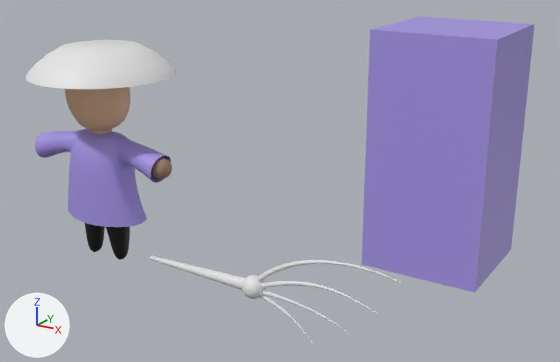
The Blender file Assets/Models/InkSlinger.blend: old version first, new version second.
Camera for both pictures: a camera (50 mm lens) standing at (9.24, -9.29, 5.65) and looking at (2.61, 1.4, 1.39). Arrows for +X, +Y and +Z are at lower left; the lights stay in place.

In view in the first picture: 'BezierCurve', 'BezierCurve.001', 'BezierCurve.002', 'BezierCurve.003', 'Cylinder', 'Head', 'HeightComparison', 'Pants', 'PenBase', 'Shirt'.
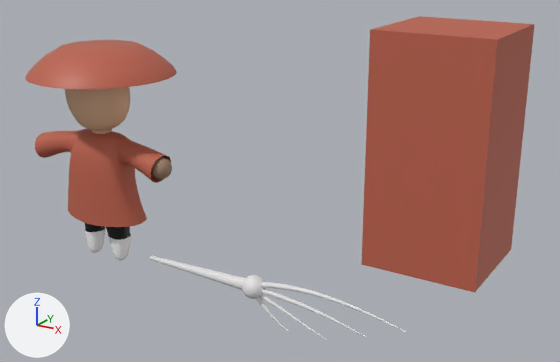
Where the change shows, as pixel boxes [x1, y1, x2, y2] in the pictures (560 x 362 px):
'HeightComparison', recoloured (blue to red): [361, 16, 535, 292] in both
'Shirt', recoloured (blue to red): [35, 129, 171, 227] in both
'Cylinder', recoloured: [25, 40, 177, 89] in both
'BezierCurve', moved, turned: before [256, 260, 401, 283]; after [261, 282, 406, 332]
'BezierCurve.001', moved, turned: before [261, 281, 378, 314]; after [262, 288, 366, 337]
'Boots', added: after [85, 229, 131, 261]
'BezierCurve.002', moved, turned: before [262, 290, 348, 334]; after [260, 295, 328, 341]
'BezierCurve.003', moved, turned: before [260, 294, 313, 345]; after [256, 297, 289, 331]
'Pants', unchanged, covered by the edit: before [85, 223, 130, 260]; after [85, 223, 130, 240]

The change, as a list of edits to the scene's bpy script:
```text
Change mat_shirt:
    mat_shirt.base_color: (0.385, 0.306, 0.8) -> (0.515, 0.122, 0.0723)  # blue #a796e7 -> red #be624c
Add mat_hat:
    mat_hat = principled_material('Hat')
    mat_hat.base_color = (0.515, 0.122, 0.0723)  # red #be624c
Add mat_boots:
    mat_boots = principled_material('Boots')
    mat_boots.base_color = (1.0, 1.0, 1.0)  # white #ffffff
Change me_cylinder_001:
    where me_cylinder_001.from_pydata(...)  # 192 vertices, 162 faces; spans x -1.22..1.22, y -1.22..1.22, z -0.3..0.17
    add me_cylinder_001.materials.append(mat_hat)  # red #be624c
Add me_cube_003:
    me_cube_003.from_pydata(...)  # 24 vertices, 16 faces; spans x -0.487..0.487, y -0.333..0.078, z -1.482..-0.964
    me_cube_003.polygons.foreach_set('use_smooth', [True] * 16)
    me_cube_003.materials.append(mat_boots)  # white #ffffff
Change ob_beziercurve:
    ob_beziercurve.location: (3.031, 0.0, 0.202) -> (2.989, 0.0, 0.0773)
    ob_beziercurve.rotation_euler: (0.0, -0.0976, 0.0) -> (0.0, 0.46, 0.0)  # degrees (0, -5.6, 0) -> degrees (0, 26, 0)
Change ob_beziercurve_001:
    ob_beziercurve_001.location: (3.073, 0.0, 0.104) -> (2.989, 0.0, 0.0773)
    ob_beziercurve_001.rotation_euler: (0.0, 0.0, 0.0) -> (0.0, 0.557, 0.0)  # degrees (0, 0, 0) -> degrees (0, 32, 0)
Change ob_beziercurve_002:
    ob_beziercurve_002.location: (3.087, 0.0, -0.0696) -> (2.989, 0.0, 0.0773)
    ob_beziercurve_002.rotation_euler: (0.0, 0.202, 0.0) -> (0.0, 0.759, 0.0)  # degrees (0, 12, 0) -> degrees (0, 43, 0)
Change ob_beziercurve_003:
    ob_beziercurve_003.location: (3.037, 0.0, -0.142) -> (2.989, 0.0, 0.0773)
    ob_beziercurve_003.rotation_euler: (0.0, 0.512, 0.0) -> (0.0, 1.07, 0.0)  # degrees (0, 29, 0) -> degrees (0, 61, 0)
Add ob_boots:
    ob_boots = bpy.data.objects.new('Boots', me_cube_003)
    ob_boots.location = (0.0, 0.0, 1.42)
    _m = ob_boots.modifiers.new('Subdivision', 'SUBSURF')
    _m.levels = 2
```
